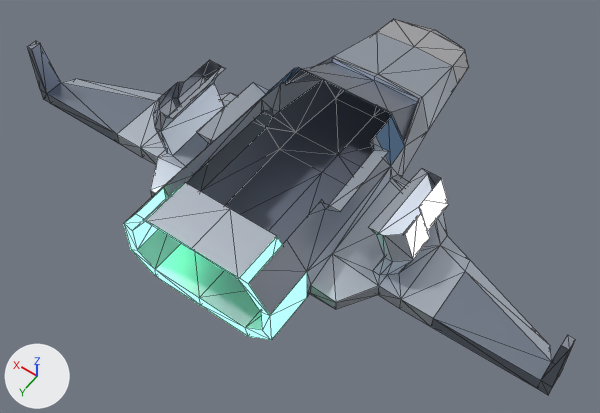
An edit to the Blender file public/models/spaceship/blend/Spaceship6.blend, drawn before and after from the same camera.
Rendered twice from a 50 mm camera at (-32.8, 45.7, 70.4) aimed at (-0.8, 1.0, 0.1). Every picture has the same lights, and +X, +Y and +Z are marked at lower left. The picture after the commit comes second. Mesh edges are drawn as thin lines.

The older version as bpy lines, for what is in view:
```python
me_cylinder = bpy.data.meshes.new('Cylinder')
me_cylinder.from_pydata(...)  # 296 vertices, 476 faces; spans x -31.9..31.9, y -28.8..16.6, z 0.0..9.9
# faces by material slot: [268, 38, 68, 40, 22, 32, 8]
me_cylinder.materials.append(mat_hull_main)  # light grey #c4cbd7
me_cylinder.materials.append(mat_hull_panel)  # light grey #adb5c2
me_cylinder.materials.append(mat_hull_underbelly)  # grey #767c8b
me_cylinder.materials.append(mat_hull_wing)  # grey #99a4b5
me_cylinder.materials.append(mat_hull_nose)  # light grey #d3d3d7
me_cylinder.materials.append(mat_engine_glow)  # greyish blue #59656f, glowing green #65e39e
me_cylinder.materials.append(mat_canopy_glass)  # dark blue #303f50
ob_spaceship5 = bpy.data.objects.new('Spaceship5', me_cylinder)
ob_spaceship5.location = (0.0, 0.0, 0.0)
```
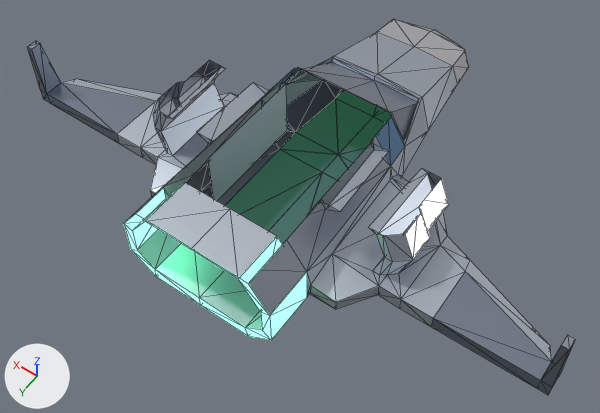
Edits to the bpy script that builds the scene:
```text
Add mat_interior_floor:
    mat_interior_floor = principled_material('interior_floor')
    mat_interior_floor.base_color = (0.07, 0.1, 0.14)  # dark blue #4b5969
    mat_interior_floor.metallic = 0.65
    mat_interior_floor.roughness = 0.65
    mat_interior_floor.emission_color = (0.13, 0.77, 0.34)  # green #65e39e
    mat_interior_floor.emission_strength = 0.1
Change me_cylinder:
    used by ob_spaceship5; location = (0.0, 0.0, 0.0)
    remove me_cylinder.from_pydata(...)  # 296 vertices, 476 faces; spans x -31.9..31.9, y -28.8..16.6, z 0.0..9.9
    add me_cylinder.from_pydata(...)  # 364 vertices, 498 faces; spans x -31.9..31.9, y -28.8..16.6, z 0.0..9.9
    me_cylinder part 1
    54 vertices are added at x -5.9..5.9, y -27.9..16.6, z 0.0..9.0
    14 new vertices lie (5.9, 0.0, 0.0) away from vertices in x -5.9..0.0, y -7.6..16.6, z 0.1
    20 new faces join them, mat_interior_floor (dark blue #4b5969)
    2 new faces join them, mat_hull_main (light grey #c4cbd7)
    add me_cylinder.materials.append(mat_interior_floor)  # dark blue #4b5969
```

What differs and where, as boxes [x1, y1, x2, y2] in the pictures (600 x 413 px):
part 1 of me_cylinder, added
    after: [208, 84, 391, 245]
